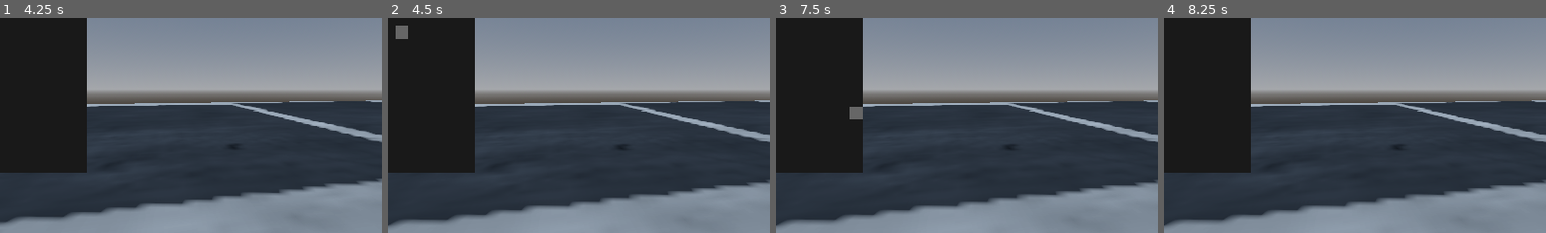
Above: before the commit, frames 1-4 (left to right).
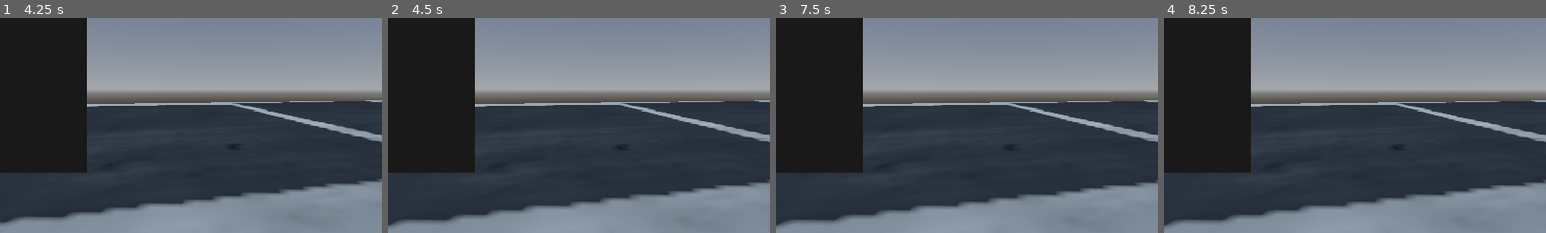
Above: after the commit, the same moments.

Repository: ElVerdulero2001/tun-tun-tun-sahur-el-juego-copia-de-Peripeteia-
Game: Godot game, scene res://levels/movement_test.tscn
Two runs of this game, one before a commit and one after it. Both use one fixed random seed, a clock stepped at 60 frames per second and the inputs below.
Inputs (mouse positions are % of the whole screen's width and height, from its top left):
- Up to frame 1 (4.25 s): tap Enter at 0.5 s; move the mouse to (55, 50) at 0.52 s; hold Ctrl (crouch) 0.53-1.28 s; hold W (move_forward) from 0.53 s (still down); click (55, 50) at 0.67 s; tap Space (jump) at 0.77, 1.52, 3.02, 3.77 s; move the mouse to (45, 50) at 1.27 s; tap E (interactuar) at 1.35 s; move the mouse to (52, 48) at 2.02 s; hold Shift (run) 2.03-2.78 s; move the mouse to (49, 52) at 2.77 s; tap T (tirar_item) at 2.85 s; click (49, 52) at 2.92 s; move the mouse to (57, 51) at 3.52 s; hold K (toggle_trail) from 3.53 s (still down); tap Tab (toggle_inventario) at 4.15 s
- Up to frame 2 (4.5 s): move the mouse to (20, 35) at 4.27 s; release W (move_forward) at 4.28 s; release K (toggle_trail) at 4.28 s; hold A (move_left) from 4.28 s (still down); tap Enter at 4.35 s
- Up to frame 3 (7.5 s): tap Space (jump) at 4.52, 5, 6.02, 6.5, 6.77 s; move the mouse to (55, 50) at 5.02 s; release A (move_left) at 5.03 s; hold S (move_back) 5.03-5.78 s; hold Ctrl (crouch) 5.03-5.78 s; click (55, 50) at 5.17 s; tap Enter at 5.75, 7.25 s; move the mouse to (35, 25) at 5.77 s; hold D (move_right) 5.78-6.53 s; tap E (interactuar) at 5.85 s; move the mouse to (72, 45) at 6.52 s; hold W (move_forward) 6.53-7.28 s; hold Shift (run) 6.53-7.28 s; move the mouse to (30, 55) at 7.27 s; hold D (move_right) from 7.28 s (still down); tap T (tirar_item) at 7.35 s; click (30, 55) at 7.42 s
- Up to frame 4 (8.25 s): tap Space (jump) at 7.52, 8 s; move the mouse to (60, 28) at 8.02 s; release D (move_right) at 8.03 s; hold S (move_back) from 8.03 s (still down); hold K (toggle_trail) from 8.03 s (still down)
The pictures show only the part of the screen within x 19-69%, y 32-82%; the shares and areas given below are measured in that part.

Frame 1 is identical in both runs. In frame 2, 0.2% of the frame differs, in the area x 2-6%, y 3-10%; in frame 3, 0.2%; in frame 4, nothing differs.

Commit message:
inventario - forma del item en mano visible en amarillo

Diff:
--- a/scripts/player n entities/inventory/ui_inventario.gd
+++ b/scripts/player n entities/inventory/ui_inventario.gd
@@ -45,25 +45,30 @@
 				var indice = (instancia.grid_fila + f) * COLS + (instancia.grid_col + c)
 				if indice < grilla.get_child_count():
 					grilla.get_child(indice).color = instancia.color
+	if item_en_mano != null:
+		var celda = celda_highlight
+		if celda != Vector2i(-1, -1):
+			var col_base = celda.x - offset_mano.x
+			var fila_base = celda.y - offset_mano.y
+			var forma = Catalogo.get_forma(item_en_mano.data.item_id)
+			for f in range(forma.size()):
+				for c in range(forma[f].size()):
+					if forma[f][c] == 0:
+						continue
+					var col = col_base + c
+					var fila = fila_base + f
+					if col < 0 or col >= COLS or fila < 0 or fila >= ROWS:
+						continue
+					var indice = fila * COLS + col
+					if indice < grilla.get_child_count():
+						grilla.get_child(indice).color = Color(0.6, 0.6, 0.2)
 
 func _actualizar_highlight():
 	var celda_anterior = celda_highlight
 	celda_highlight = _obtener_celda_bajo_mouse()
 	if celda_anterior == celda_highlight:
 		return
-	if celda_anterior != Vector2i(-1, -1):
-		var indice_anterior = celda_anterior.y * COLS + celda_anterior.x
-		var item_anterior = _obtener_item_en_celda(celda_anterior.x, celda_anterior.y)
-		if item_anterior != null:
-			grilla.get_child(indice_anterior).color = item_anterior.color
-		else:
-			grilla.get_child(indice_anterior).color = Color(0.1, 0.1, 0.1)
-	if celda_highlight != Vector2i(-1, -1):
-		var indice = celda_highlight.y * COLS + celda_highlight.x
-		if item_en_mano != null:
-			grilla.get_child(indice).color = Color(0.6, 0.6, 0.2)
-		else:
-			grilla.get_child(indice).color = Color(0.4, 0.4, 0.4)
+	grilla_sucia = true
 
 func _actualizar_tooltip():
 	if celda_highlight == Vector2i(-1, -1):
